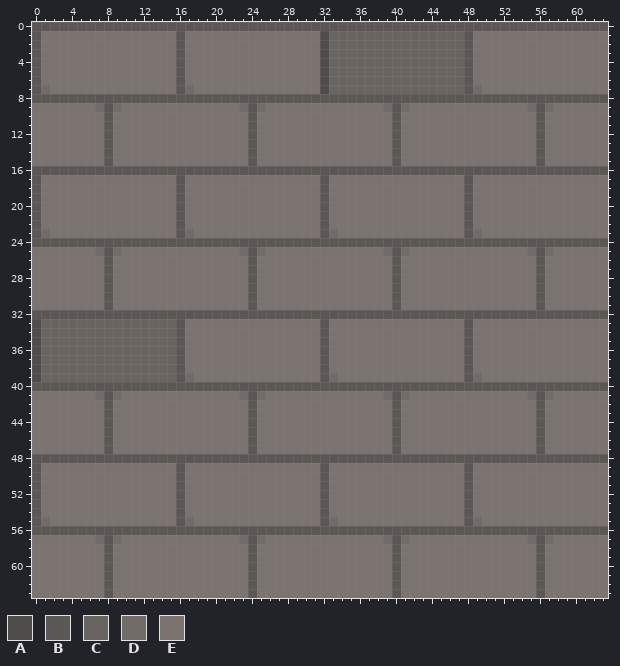
Two versions of one pixel-art sprite, public/textures/brick_3.png. This is how it looked before the edit.
The file is 64x64 pixels. Colours within 5 levels of each other are drawn and written as one.
Palette (. is transparent): A #4f4c4a  B #5b5755  C #6a6461  D #726c68  E #7a736f
After:
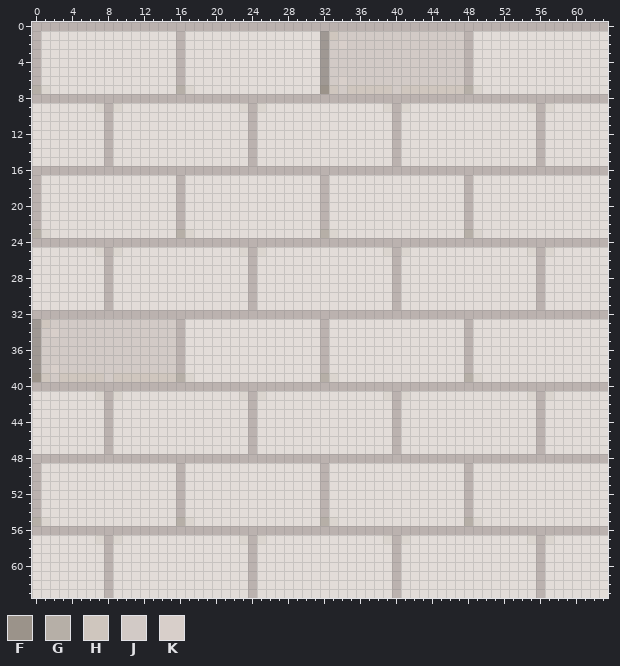
Colours new in this view: F #9b938a  G #b6afa7  H #cfc6be  J #d2cac6  K #d8cfca
The exact change:
colour A: #4f4c4a -> #9f9893
colour B: #5b5755 -> #bbb2af
colour D: #726c68 -> #dbd5cf
colour E: #7a736f -> #e2dcd8
y 1: x 33..47 CCCCCCCCCCCCCCC -> HJJJJJJJJJJJJJJ
y 2: x 33..47 CCCCCCCCCCCCCCC -> JKJJJJJJJJJJJJJ
y 3..5: x 33..47 CCCCCCCCCCCCCCC -> JJJJJJJJJJJJJJJ
y 6: x 33..47 CCCCCCCCCCCCCCC -> JKJJJJJJJJJJJJJ
y 7: x 0 B -> G; x 16 B -> G; x 32..48 ACCCCCCCCCCCCCCCB -> FHJHHHHHJHHHHHHHG
y 23: x 0 B -> G; x 16 B -> G; x 32 B -> G; x 48 B -> G
y 33: x 1..15 CCCCCCCCCCCCCCC -> HJJJJJJJJJJJJJJ
y 34: x 1..15 CCCCCCCCCCCCCCC -> JKJJJJJJJJJJJJJ
y 35..37: x 1..15 CCCCCCCCCCCCCCC -> JJJJJJJJJJJJJJJ
y 38: x 1..15 CCCCCCCCCCCCCCC -> JKJJJJJJJJJJJJJ
y 39: x 0..16 ACCCCCCCCCCCCCCCB -> FHJHHHHHJHHHHHHHG; x 32 B -> G; x 48 B -> G
y 55: x 0 B -> G; x 16 B -> G; x 32 B -> G; x 48 B -> G
